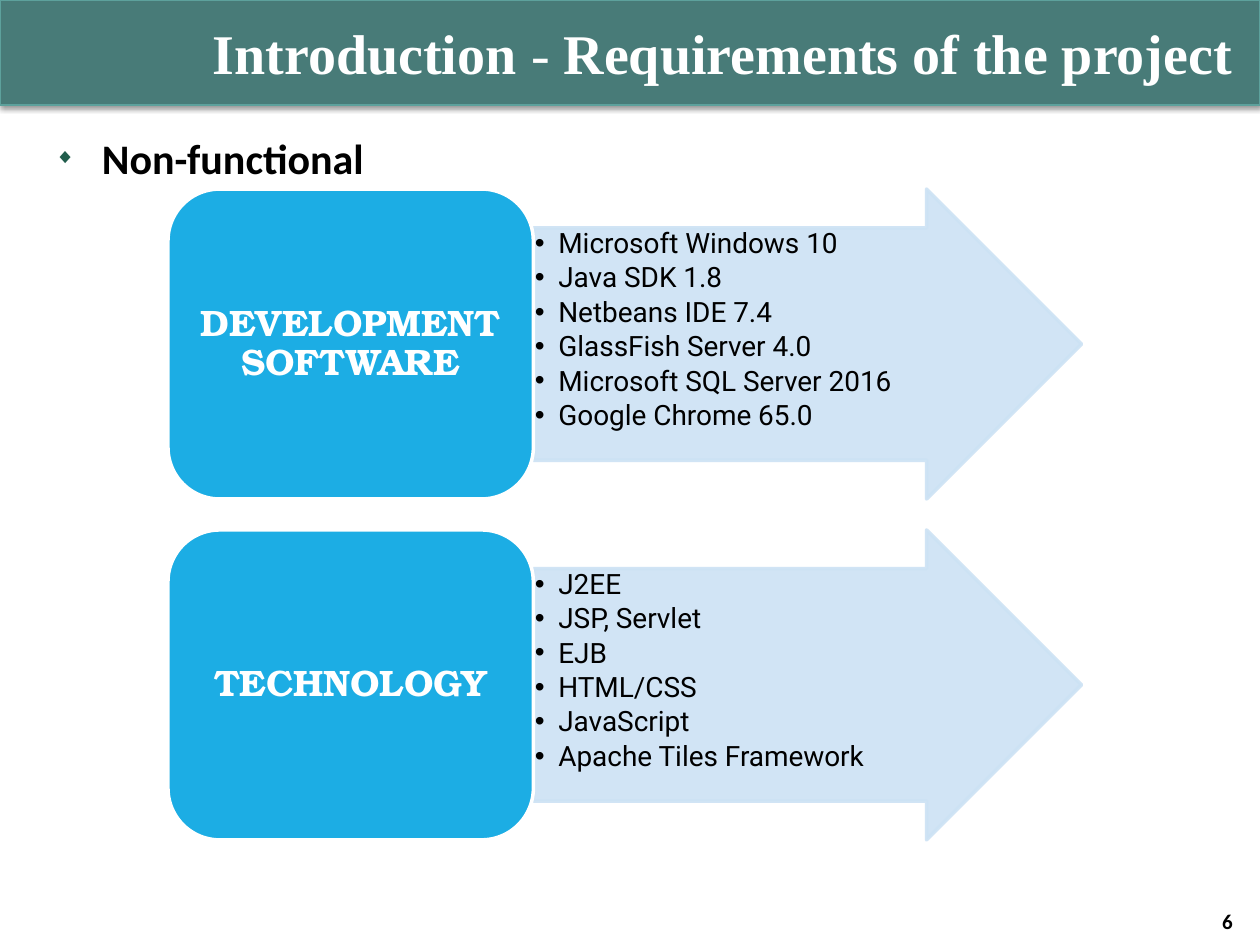
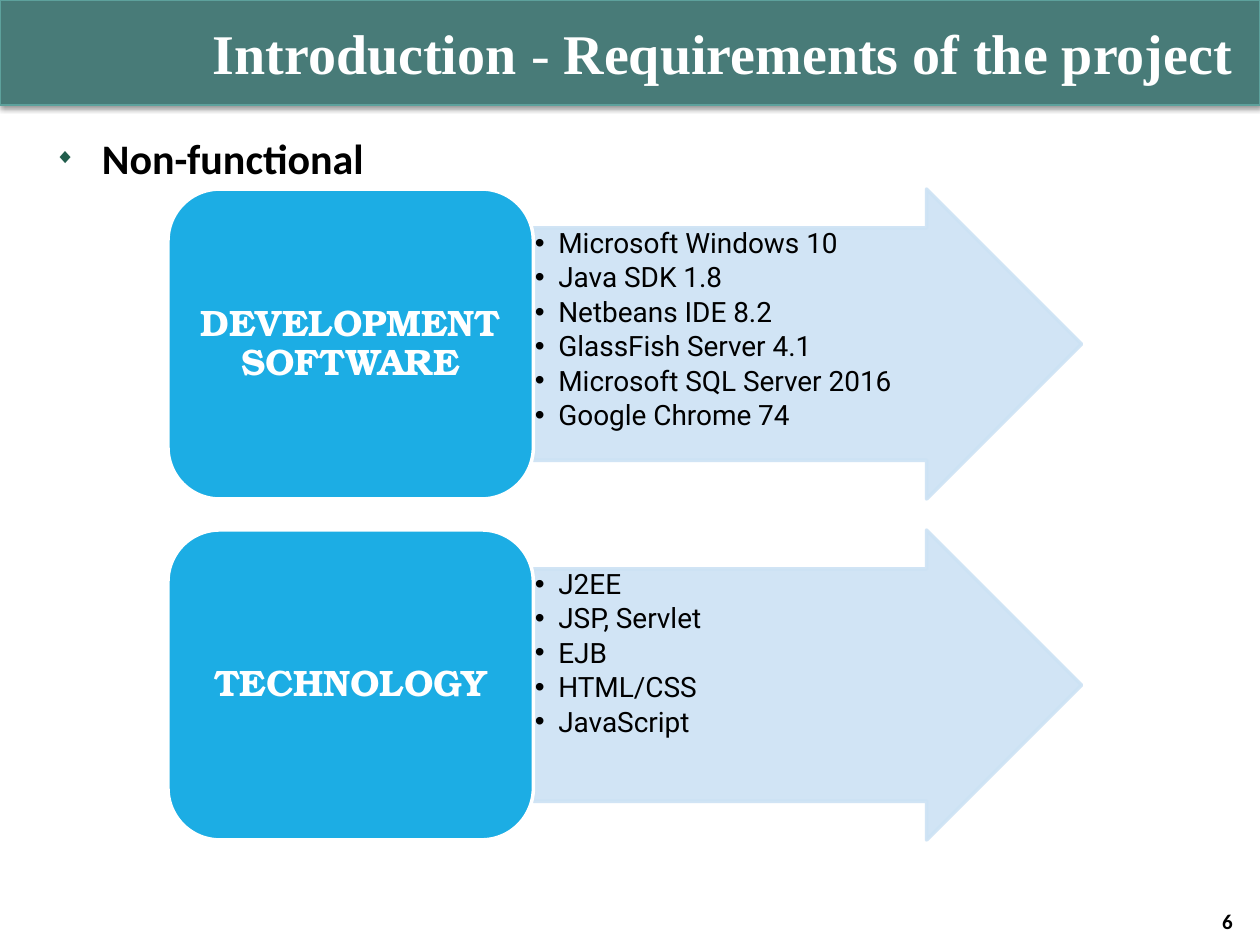
Before and after one commit to lety20391/Project4, a slide deck: slide 6 of G2_T11707E0_Project_Report.pptx. Drawn at 1260x945 pixels with LibreOffice and Linux fonts; fonts in the diff are those of the drawing; background and template pictures are left out. Boxes give left, top, right and bottom in pixels: in the first picture for what was removed or moved away, otherwise in the second. Text is boxed around its words. In the diff, an @@ line names an element or a change of style, - is before the commit and + after.

```diff
--- a/G2_T11707E0_Project_Report.pptx
+++ b/G2_T11707E0_Project_Report.pptx
@@ text at [558,301,812,357]: text changed @@
-  • Netbeans IDE 7.4
-  • GlassFish Server 4.0
+  • Netbeans IDE 8.2
+  • GlassFish Server 4.1
@@ text at [558,404,789,431]: text changed @@
-  • Google Chrome 65.0
+  • Google Chrome 74
@@ text at [558,745,864,772]: paragraph removed @@
-  • Apache Tiles Framework
```
Also in this commit, not shown: 5 other slides changed, 2 slides added, 3 slides removed, 4 other files.
